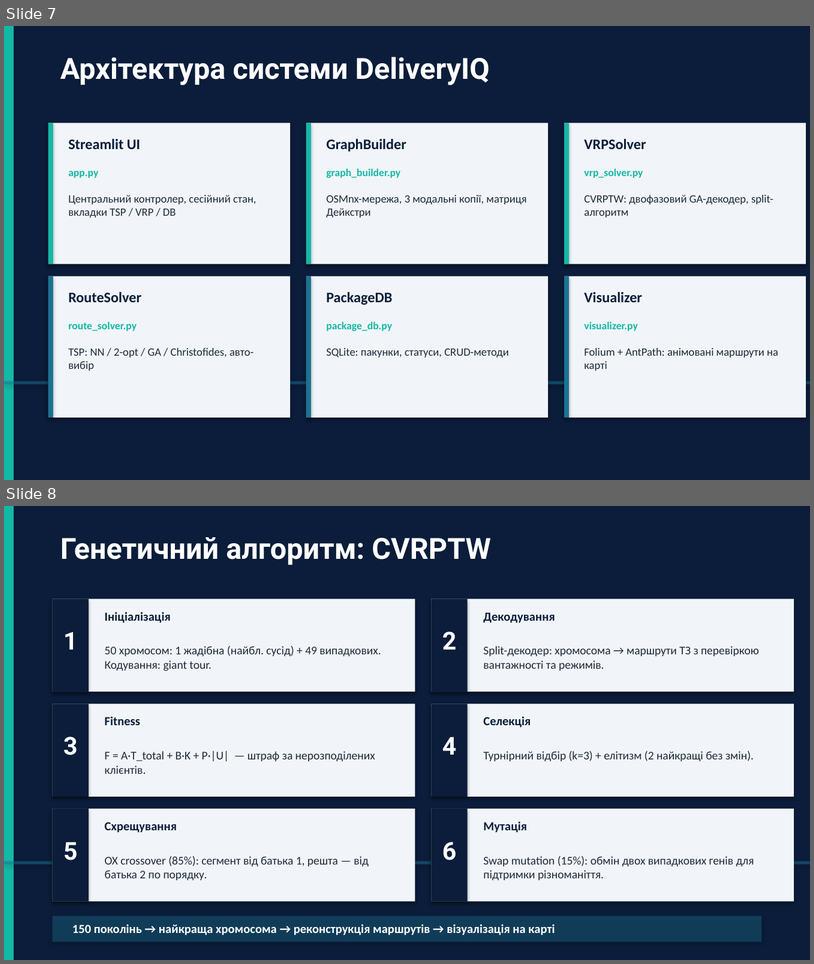
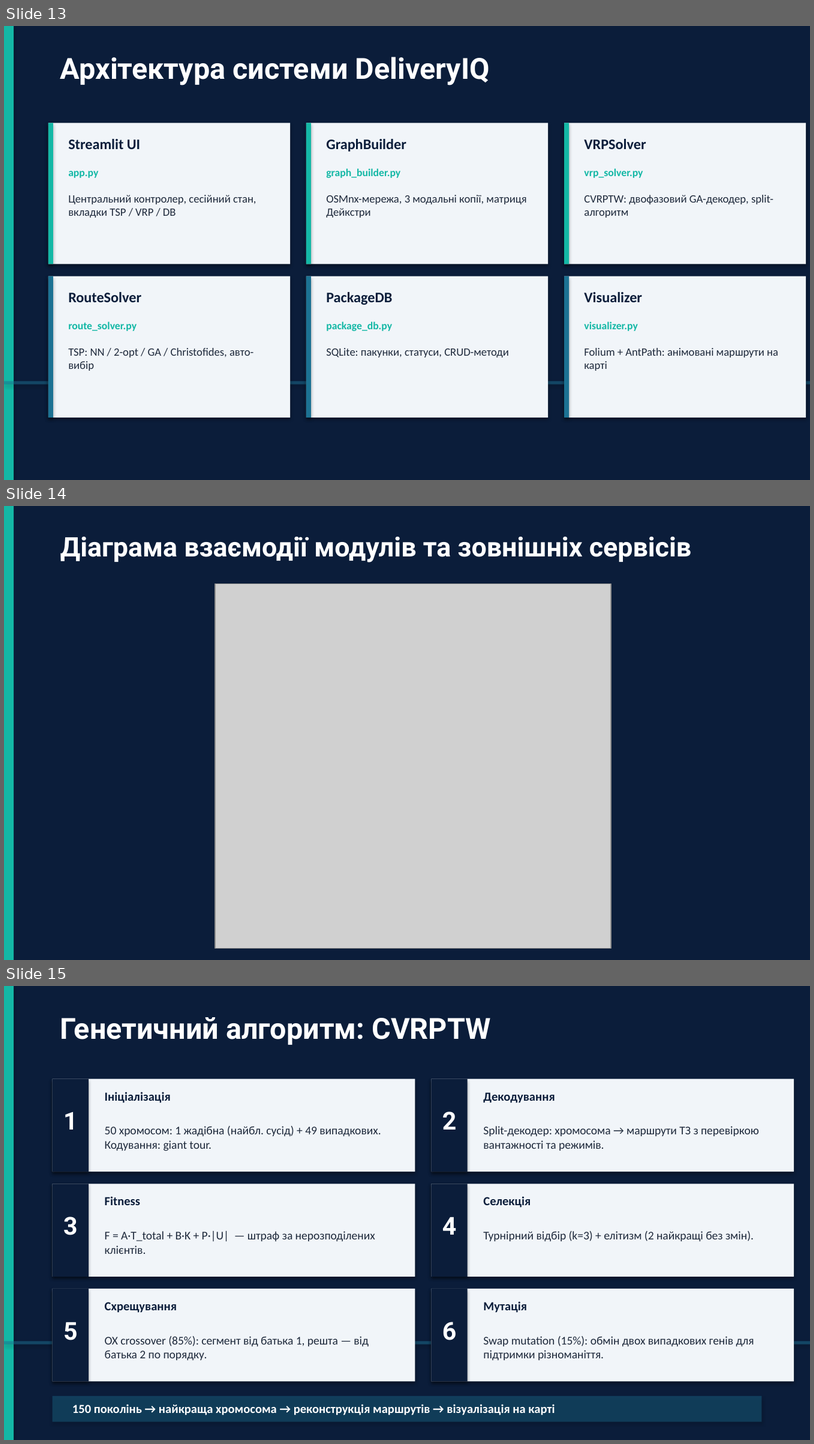
Before and after one commit to timurrte/DeliveryIQ, a slide deck: Звіт/Диплом/Презентація/Презентація_диплом_Ніколаєв.pptx. Shown one above the other, each under a label of ours: slides 7 and 8 before the commit, slides 13, 14 and 15 after it. The pictures are 814x964 and 814x1444 pixels, drawn with LibreOffice and Linux fonts; fonts in the diff are those of the drawing; grey boxes stand for pictures. Boxes give left, top, right and bottom in pixels: in the first picture for what was removed or moved away, otherwise in the second. Text is boxed around its words. In the diff, an @@ line names an element or a change of style, - is before the commit and + after.

```diff
--- a/Звіт/Диплом/Презентація/Презентація_диплом_Ніколаєв.pptx
+++ b/Звіт/Диплом/Презентація/Презентація_диплом_Ніколаєв.pptx
@@ slide 14 added at [4, 506, 810, 960], background #0B1D3A @@
@@ rectangle added at [4, 506, 14, 959], fill #14B8A6 @@
@@ text added at [60, 537, 692, 562], 24 pt, text #FFFFFF, bold @@
+Діаграма взаємодії модулів та зовнішніх сервісів
@@ picture added at [215, 583, 611, 948] @@
@@ what was slide 7 is now slide 13 @@
@@ what was slide 8 is now slide 15 @@
```
Also in this commit, not shown: 4 slides changed, 13 other slides added, 14 other files.
